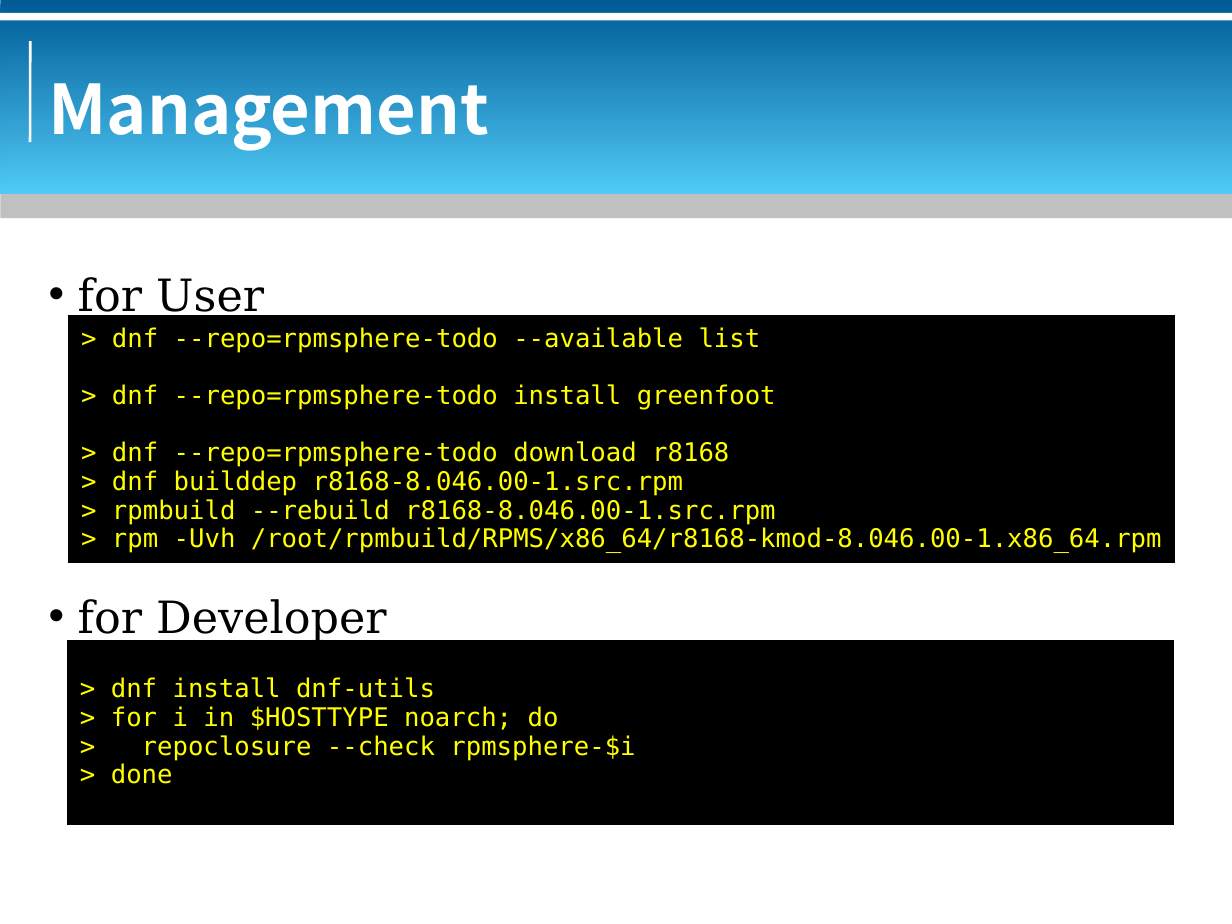
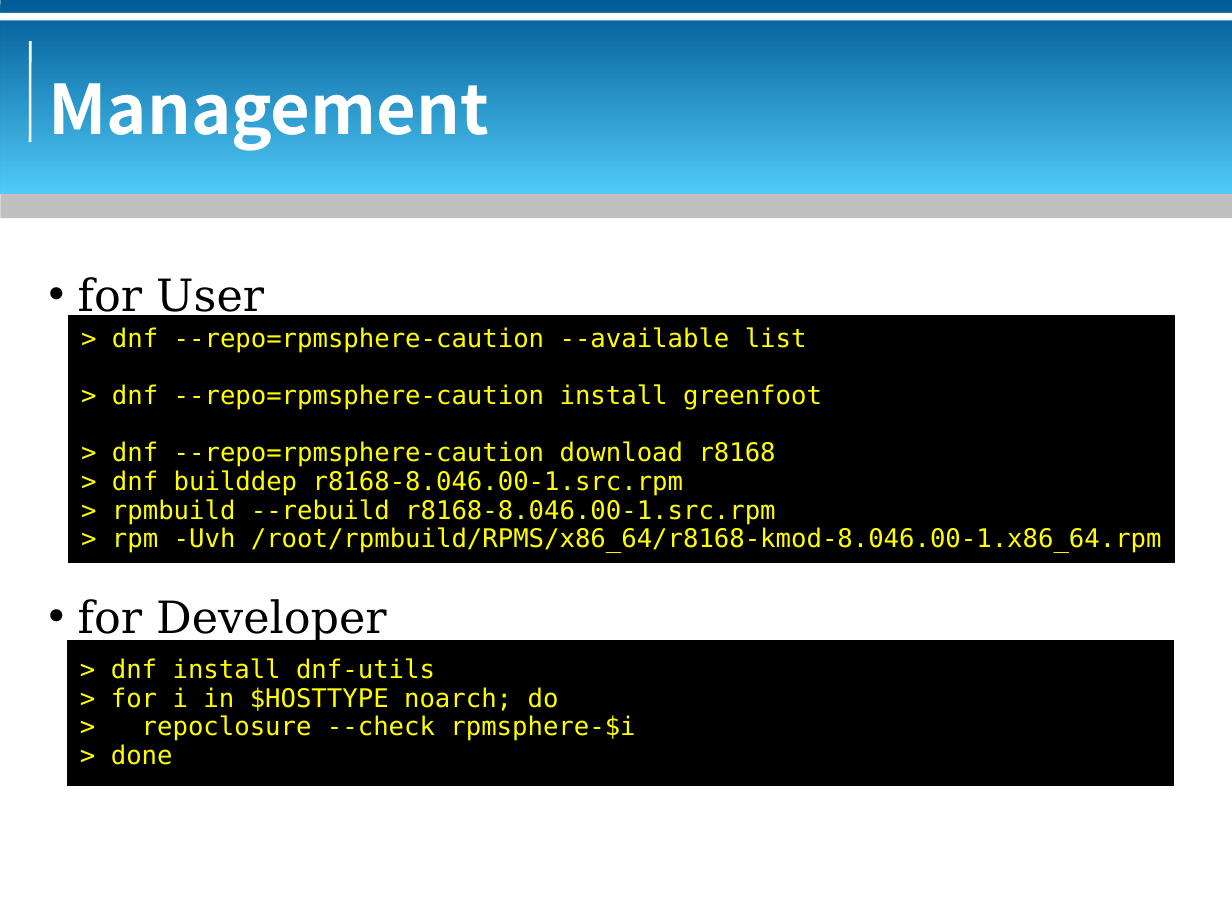
Before and after one commit to bluebat/.presentations, a slide deck: slide 6 of rpmsphere-repository.odp. Drawn at 1232x924 pixels with LibreOffice and Linux fonts; fonts in the diff are those of the drawing; background and template pictures are left out. Boxes give left, top, right and bottom in pixels: in the first picture for what was removed or moved away, otherwise in the second. Text is boxed around its words. In the diff, an @@ line names an element or a change of style, - is before the commit and + after.

```diff
--- a/rpmsphere-repository.odp
+++ b/rpmsphere-repository.odp
@@ text in rectangle at (112, 327, 822, 467): text changed @@
-> dnf --repo=rpmsphere-todo --available list
-> dnf --repo=rpmsphere-todo install greenfoot
-> dnf --repo=rpmsphere-todo download r8168
+> dnf --repo=rpmsphere-caution --available list
+> dnf --repo=rpmsphere-caution install greenfoot
+> dnf --repo=rpmsphere-caution download r8168
@@ rectangle "> dnf install dnf-utils": place and size @@
-rectangle "> dnf install dnf-utils" at (68, 641, 1174, 825)
+rectangle "> dnf install dnf-utils" at (68, 641, 1174, 786)
```
Also in this commit, not shown: 3 other slides changed, 1 other file.
